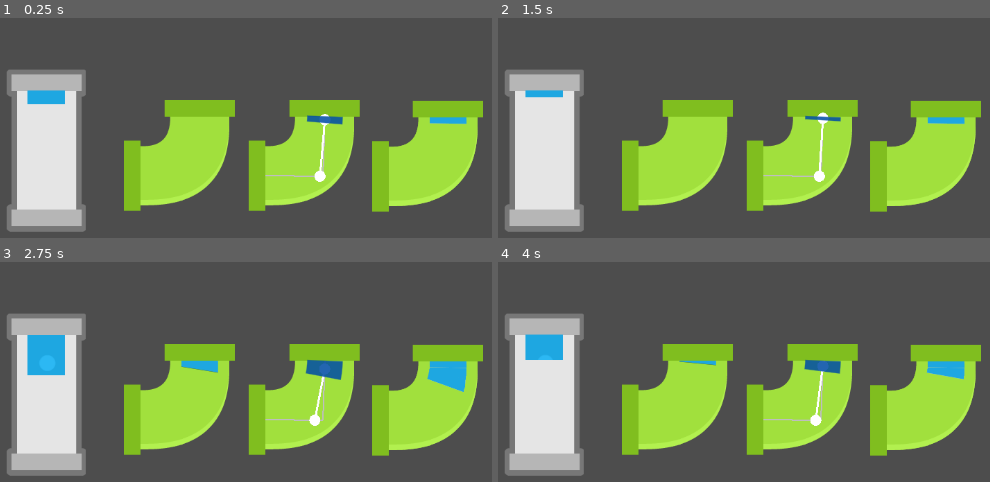
Above: before the commit, frames 1-4 (two rows, left to right).
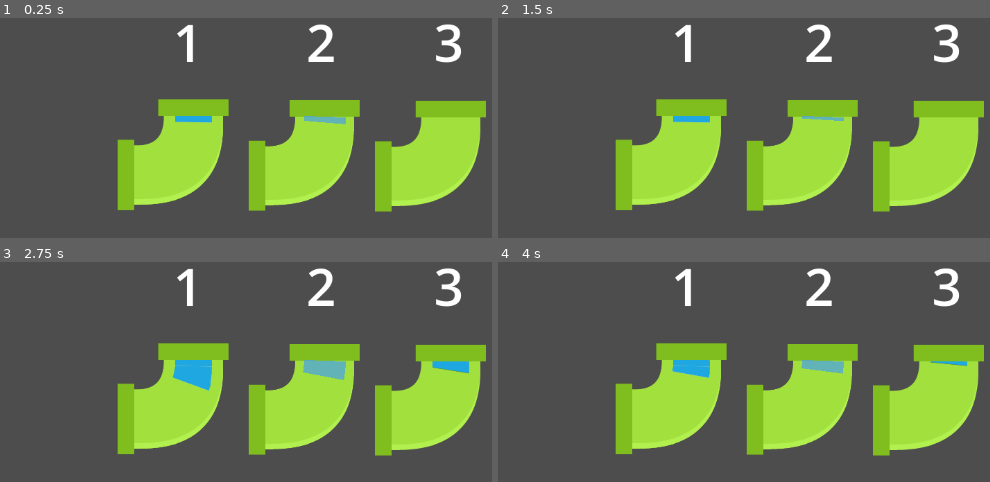
Above: after the commit, the same moments.

Repository: zshainsky/pipes-experiment
Game: Godot game, scene res://scenes/world.tscn
Same seed, same stepped clock (60 frames per second), same inputs: the game is played once before the commit and once after it.
Inputs:
- Up to frame 1 (0.25 s): no input
- Up to frame 2 (1.5 s): tap Enter (ui_accept) at 0.5, 1.35 s; hold Enter (ui_accept) 0.53-1.28 s
- Up to frame 3 (2.75 s): tap Enter (ui_accept) at 1.52, 1.82 s; hold Enter (ui_accept) from 2.03 s (still down)
- Up to frame 4 (4 s): release Enter (ui_accept) at 2.78 s; tap Enter (ui_accept) at 2.85, 3.02, 3.32 s; hold Enter (ui_accept) from 3.53 s (still down)

The runs differ from the first frame. In frame 1, 16% of the frame differs, in the area x 1-99%, y 2-98%; in frame 2, 16%; in frame 3, 17%; in frame 4, 17%.

Commit message:
simplify code for curved pipe path

Diff:
--- a/project.godot
+++ b/project.godot
@@ -14,3 +14,7 @@
 run/main_scene="uid://dkpjkgy631e4d"
 config/features=PackedStringArray("4.4", "Forward Plus")
 config/icon="res://icon.svg"
+
+[rendering]
+
+textures/canvas_textures/default_texture_repeat=1
--- a/scenes/curved_pipe_path.tscn
+++ b/scenes/curved_pipe_path.tscn
@@ -3,18 +3,23 @@
 [ext_resource type="Script" uid="uid://b3ke6tew05g85" path="res://scripts/curved_pipe_path.gd" id="1_armpc"]
 [ext_resource type="Texture2D" uid="uid://b4aoh8ty7ai71" path="res://assets/pipeGreen_01.png" id="1_inrvr"]
 
-[node name="CurvedPipePath" type="Node2D"]
+[node name="CurvedPipePath" type="Sprite2D"]
+clip_children = 2
+texture = ExtResource("1_inrvr")
+
+[node name="WaterDrawer" type="Node2D" parent="."]
 script = ExtResource("1_armpc")
 
-[node name="EmptySprite2D" type="Sprite2D" parent="."]
-z_index = -1
-texture = ExtResource("1_inrvr")
-
-[node name="P2Marker2D" type="Marker2D" parent="."]
+[node name="P2Marker2D" type="Marker2D" parent="WaterDrawer"]
 position = Vector2(56, -29)
 
-[node name="P1Marker2D" type="Marker2D" parent="."]
+[node name="P1Marker2D" type="Marker2D" parent="WaterDrawer"]
 position = Vector2(-27, -30)
 
-[node name="P0Marker2D" type="Marker2D" parent="."]
+[node name="P0Marker2D" type="Marker2D" parent="WaterDrawer"]
 position = Vector2(-30, 56)
+
+[node name="Line2D" type="Line2D" parent="WaterDrawer"]
+texture_repeat = 2
+width = 60.0
+default_color = Color(0.301961, 0.647059, 0.862745, 0.764706)
--- a/scenes/curved_pipe_revealer_manager.gd
+++ b/scenes/curved_pipe_revealer_manager.gd
@@ -40,7 +40,7 @@
 	var r: Vector2 = q0.lerp(q1, t)
 
 	# Add the point to our path if it has moved then redraw all points
-	if traced_points.is_empty() or !traced_points.has(r):
+	if traced_points.is_empty() or traced_points[-1] != r:
 		traced_points.append(r)
 		mask_drawer.points_to_draw = traced_points
 		mask_drawer.queue_redraw()
--- a/scenes/world.tscn
+++ b/scenes/world.tscn
@@ -10,10 +10,11 @@
 [node name="Camera2D" type="Camera2D" parent="."]
 
 [node name="StraightPipe" parent="." instance=ExtResource("1_rwgxs")]
+visible = false
 position = Vector2(-371, -7)
 
 [node name="CurvedPipe" parent="." instance=ExtResource("2_4wyf3")]
-position = Vector2(179, 1)
+position = Vector2(-188, -1)
 rotation = 3.14159
 
 [node name="CurvedPipeOverlay" parent="." instance=ExtResource("3_4wyf3")]
@@ -21,5 +22,44 @@
 rotation = -3.14159
 
 [node name="CurvedPipeRevealerManager" parent="." instance=ExtResource("4_k0juu")]
-position = Vector2(-179, 0)
+position = Vector2(183, 1)
 rotation = -3.14159
+
+[node name="Control" type="Control" parent="."]
+layout_mode = 3
+anchors_preset = 0
+offset_right = 40.0
+offset_bottom = 40.0
+
+[node name="Label1" type="Label" parent="Control"]
+layout_mode = 0
+offset_left = -232.0
+offset_top = -216.0
+offset_right = -100.0
+offset_bottom = -113.0
+theme_override_font_sizes/font_size = 75
+text = "1"
+horizontal_alignment = 1
+vertical_alignment = 1
+
+[node name="Label2" type="Label" parent="Control"]
+layout_mode = 0
+offset_left = -40.0
+offset_top = -216.0
+offset_right = 92.0
+offset_bottom = -113.0
+theme_override_font_sizes/font_size = 75
+text = "2"
+horizontal_alignment = 1
+vertical_alignment = 1
+
+[node name="Label3" type="Label" parent="Control"]
+layout_mode = 0
+offset_left = 144.0
+offset_top = -216.0
+offset_right = 276.0
+offset_bottom = -113.0
+theme_override_font_sizes/font_size = 75
+text = "3"
+horizontal_alignment = 1
+vertical_alignment = 1
--- a/scripts/curved_pipe_path.gd
+++ b/scripts/curved_pipe_path.gd
@@ -1,66 +1,52 @@
+# Attach this script to the "WaterDrawer" Node2D
 extends Node2D
 
-const COMPLETION_TIME = 1
+@onready var p0_marker: Marker2D = $P0Marker2D
+@onready var p1_marker: Marker2D = $P1Marker2D
+@onready var p2_marker: Marker2D = $P2Marker2D
+@onready var line_2d: Line2D = $Line2D
 
-@onready var p_0_marker_2d: Marker2D = $P0Marker2D
-@onready var p_1_marker_2d: Marker2D = $P1Marker2D
-@onready var p_2_marker_2d: Marker2D = $P2Marker2D
+var p0: Vector2
+var p1: Vector2
+var p2: Vector2
 
-# p0 = Start Point
-# p1 = Control Point (pulls the curve)
-# p2 = End Point
-@export var p0: Vector2 = Vector2.ZERO
-@export var p1: Vector2 = Vector2.ZERO
-@export var p2: Vector2 = Vector2.ZERO
-
-# 't' is the progress along the curve, from 0.0 to 1.0
 var t: float = 0.0
-
-#An array to store the points of the arc as it's drawn.
 var traced_points: PackedVector2Array = []
 
 func _ready() -> void:
-	p0 = p_0_marker_2d.position
-	p1 = p_1_marker_2d.position
-	p2 = p_2_marker_2d.position
-	print(p0,p1,p2)
+	# Start the animation for the first time
+	reset_animation()
 
 func _unhandled_input(event: InputEvent):
-	# Reset animation
-	if event.is_action_pressed("ui_accept"):
-		traced_points.clear()
-		t = 0.0
+	if event.is_action_pressed("ui_accept"): # Spacebar or Enter
+		reset_animation()
+
+func reset_animation():
+	# Read the marker positions.
+	p0 = p0_marker.position
+	p1 = p1_marker.position
+	p2 = p2_marker.position
+
+	# Reset the animation variables.
+	t = 0.0
+	traced_points.clear()
+	traced_points.append(p0)
+
+	# Update the Line2D with the starting state.
+	line_2d.points = traced_points
 
 func _process(delta: float):
 	if t < 1.0:
-		# Increase 't' by a small amount each frame. Value should not be greater than 1
 		t = min(t + delta * 0.2, 1.0)
-		queue_redraw()
 
-# This function handles all the drawing logic.
-func _draw():
-	# Draw control lines
-	draw_line(p0, p1, Color.GRAY, 2)
-	draw_line(p1, p2, Color.GRAY, 2)
+	# Calculate the next point and add it to the list for the *next* frame.
+	var r: Vector2 = _quadratic_bezier(p0, p1, p2, t)
+	if traced_points.is_empty() or traced_points[-1] != r:
+		traced_points.append(r)
+		line_2d.points = traced_points
 
 
-	# Draw moving line along bezier curve
-	var q0: Vector2 = p0.lerp(p1, t)
-	var q1: Vector2 = p1.lerp(p2, t)
-	draw_line(q0, q1, Color.WHITE, 3)
-	draw_circle(q0, 8, Color.WHITE)
-	draw_circle(q1, 8, Color.WHITE)
-
-	# Updated point along curve and add to list of points
-	var r: Vector2 = q0.lerp(q1, t)
-	if traced_points.is_empty() or !traced_points.has(r):
-		traced_points.append(r)
-
-	# Draw all points
-	if traced_points.size() > 1:
-		draw_polyline(traced_points, Color.hex(0x4da5dc), 50, true)
-
-# _quadratic_bezier computes the point at t along the bezier curve
+# Helper function to compute the point on the curve
 func _quadratic_bezier(p0: Vector2, p1: Vector2, p2: Vector2, t: float) -> Vector2:
 	var q0 = p0.lerp(p1, t)
 	var q1 = p1.lerp(p2, t)
Binary file added: assets/WaterSpriteWrap.png
Not shown, added: assets/WaterSpriteWrap.png.import
